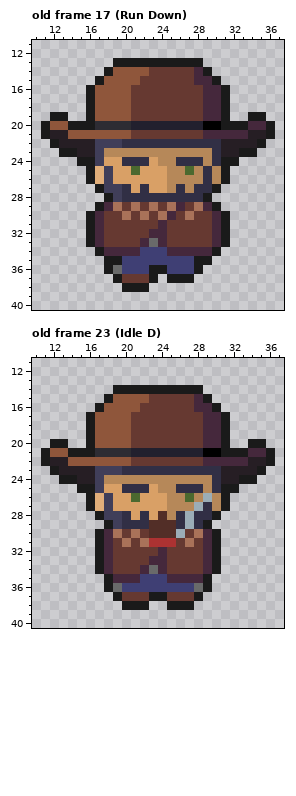
A pixel-art file gets an edit: Assets/Art/aseprites/Cowboyflat (1).aseprite. Above, as it was before the edit.
48x48 pixels, 51 frames. Colours within 5 levels of each other are drawn and written as one. Shown: old frame 17 (Run Down): x 10..37, y 11..40; old frame 23 (Idle D): x 10..37, y 11..40. The commit also changed other frames, which this record leaves out.
The same view after the edit:
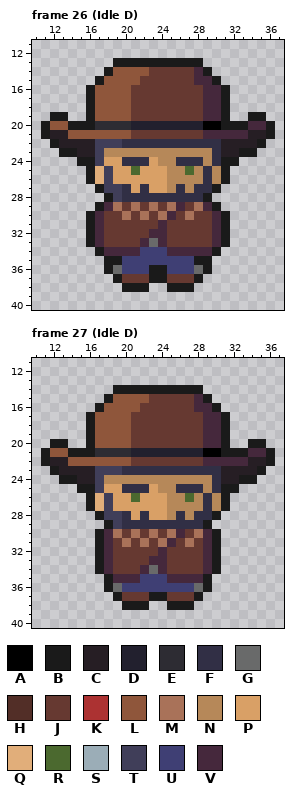
Palette (. is transparent): A #000000  B #1a1a1a  C #261e24  D #22202e  E #2d2c33  F #312f45  G #696a6a  H #522e27  J #663931  K #ac3232  L #8f563b  M #a97259  N #b68859  P #d9a066  Q #e1ae7a  R #4b692f  S #9badb7  T #403e59  U #3f3f74  V #45283c
A new or re-ordered frame is compared with the old frame closest to it.
The edit:
frames 51 -> 55
Frame 26 (Idle D) is new; against old frame 17 (Run Down), layer "Down":
y 36: x 28..29 B. -> GB
y 37: x 24..28 .BBB. -> BJJJB
y 38: x 25..27 ... -> BBB
Frame 27 (Idle D) is new; against old frame 23 (Idle D), layer "Cigar2":
y 26: x 29 S -> F
y 27: x 28 S -> N
y 28: x 24 H -> P; x 27 S -> N
y 29: x 23..25 HHH -> FFF; x 27 S -> F
y 30: x 23..26 HHHS -> MJMV
y 31: x 23..25 KKK -> JMV
Boxes around the changes in both pictures, in picture pixels (x1, y1, x2, y2):
changed: (158, 265, 212, 292)
changed: (149, 493, 212, 547)
